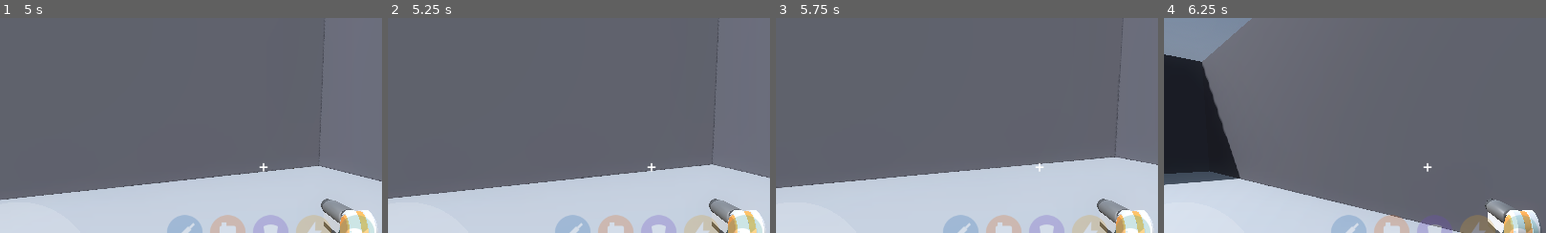
Above: before the commit, frames 1-4 (left to right).
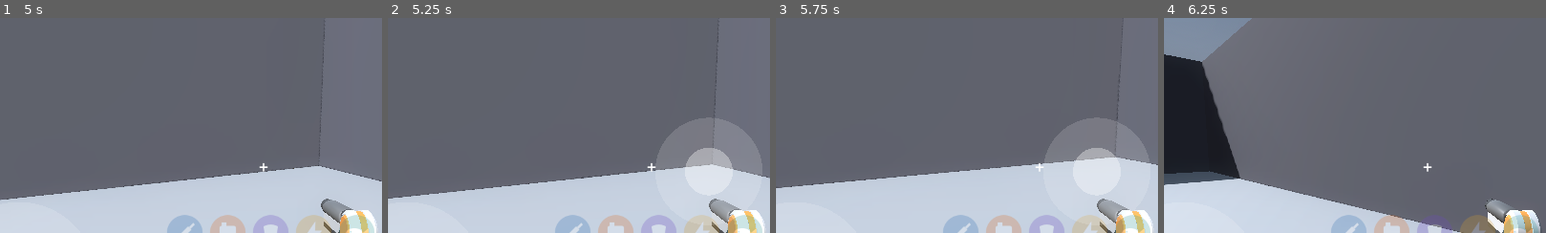
Above: after the commit, the same moments.

Repository: nateomach1-debug/jacked-undead
Game: Godot game, scene res://scenes/main/main.tscn
Two runs of this game, one before a commit and one after it. Both use one fixed random seed, a clock stepped at 60 frames per second and the inputs below.
Inputs (mouse positions are % of the whole screen's width and height, from its top left):
- Up to frame 1 (5 s): click "USE" at 0.5 s; click "JUMP" at 1.25 s; move the mouse to (55, 50) at 2.02 s; press the mouse at (55, 50) at 2.03 s; hold W (move_forward) from 2.03 s (still down); tap Space (jump) at 2.27, 3.02, 4.52 s; move the mouse to (45, 50) at 2.77 s; release the mouse at (45, 50) at 2.78 s; tap F (interact) at 2.85 s; click (45, 50) at 3.05 s; move the mouse to (52, 48) at 3.52 s; press the mouse at (52, 48) at 3.53 s; move the mouse to (49, 52) at 4.27 s; release the mouse at (49, 52) at 4.28 s; tap Ctrl (sprint) at 4.35 s; click (49, 52) at 4.55 s
- Up to frame 2 (5.25 s): keep holding W (move_forward); move the mouse to (57, 51) at 5.02 s; press the mouse at (57, 51) at 5.03 s
- Up to frame 3 (5.75 s): keep holding W (move_forward); tap Space (jump) at 5.27 s
- Up to frame 4 (6.25 s): keep holding W (move_forward); move the mouse to (42, 49) at 5.77 s; release the mouse at (42, 49) at 5.78 s; tap F (interact) at 5.85 s; tap Space (jump) at 6.02 s; click (42, 49) at 6.05 s
The pictures show only the part of the screen within x 16-66%, y 16-66%; the shares and areas given below are measured in that part.

Frame 1 is identical in both runs. In frame 2, 2.3% of the frame differs, in the area x 70-98%, y 46-97%; in frame 3, 2.3%, in the area x 70-98%, y 48-97%; in frame 4, nothing differs.

Commit message:
Add shooting touch controls and visual feedback

Diff:
--- a/scripts/ui/look_area.gd
+++ b/scripts/ui/look_area.gd
@@ -1,9 +1,13 @@
 extends Control
 
 const TOUCH_LOOK_SENSITIVITY: float = 0.006
+const STICK_VISUAL_RADIUS: float = 90.0
+const STICK_KNOB_RADIUS: float = 40.0
 
 var _player: Node
 var _shoot_touch_index: int = -1
+var _shoot_origin: Vector2 = Vector2.ZERO
+var _shoot_knob_offset: Vector2 = Vector2.ZERO
 
 
 func _ready() -> void:
@@ -17,15 +21,33 @@
 	if event is InputEventScreenDrag:
 		if _player and _player.has_method("apply_look_delta"):
 			_player.apply_look_delta(event.relative, TOUCH_LOOK_SENSITIVITY)
+		if event.index == _shoot_touch_index:
+			var offset: Vector2 = event.position - _shoot_origin
+			if offset.length() > STICK_VISUAL_RADIUS:
+				offset = offset.normalized() * STICK_VISUAL_RADIUS
+			_shoot_knob_offset = offset
+			queue_redraw()
 		accept_event()
 	elif event is InputEventScreenTouch:
 		if event.pressed:
-			if event.position.x > size.x / 2.0 and _shoot_touch_index == -1:
+			var in_shoot_zone: bool = event.position.x > size.x / 2.0 and event.position.y > size.y / 2.0
+			if in_shoot_zone and _shoot_touch_index == -1:
 				_shoot_touch_index = event.index
+				_shoot_origin = event.position
+				_shoot_knob_offset = Vector2.ZERO
 				Input.action_press("shoot")
 				if _player and _player.has_method("fire_once_if_ready"):
 					_player.fire_once_if_ready()
+				queue_redraw()
 		elif event.index == _shoot_touch_index:
 			_shoot_touch_index = -1
 			Input.action_release("shoot")
+			queue_redraw()
 		accept_event()
+
+
+func _draw() -> void:
+	if _shoot_touch_index == -1:
+		return
+	draw_circle(_shoot_origin, STICK_VISUAL_RADIUS, Color(1, 1, 1, 0.15))
+	draw_circle(_shoot_origin + _shoot_knob_offset, STICK_KNOB_RADIUS, Color(1, 1, 1, 0.35))
